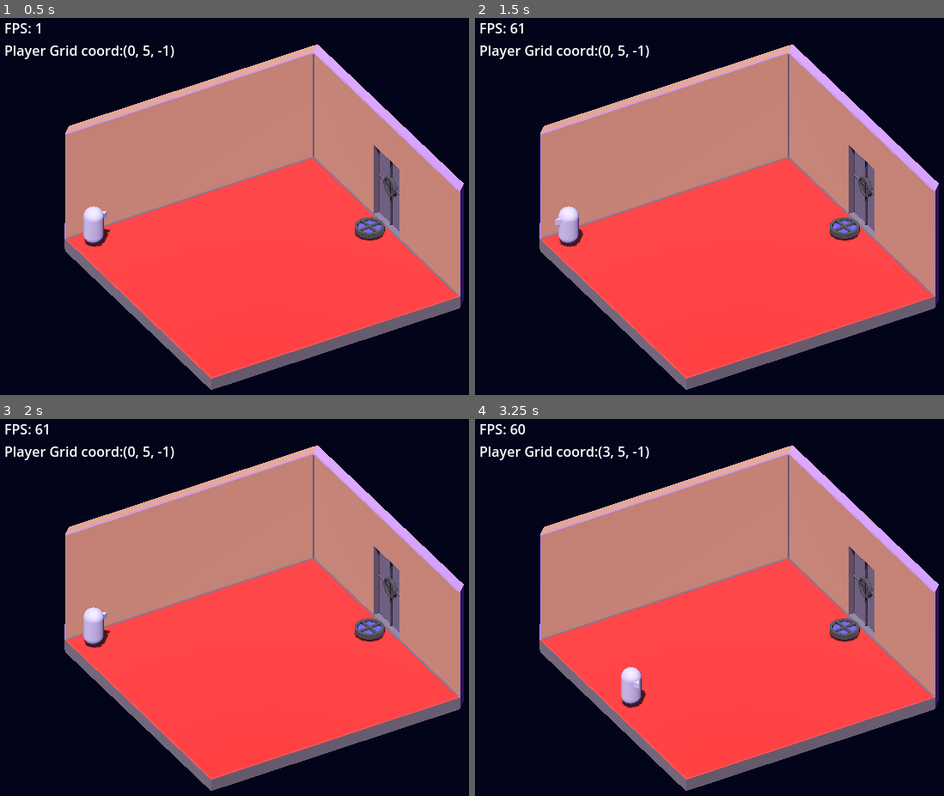
Above: before the commit, frames 1-4 (two rows, left to right).
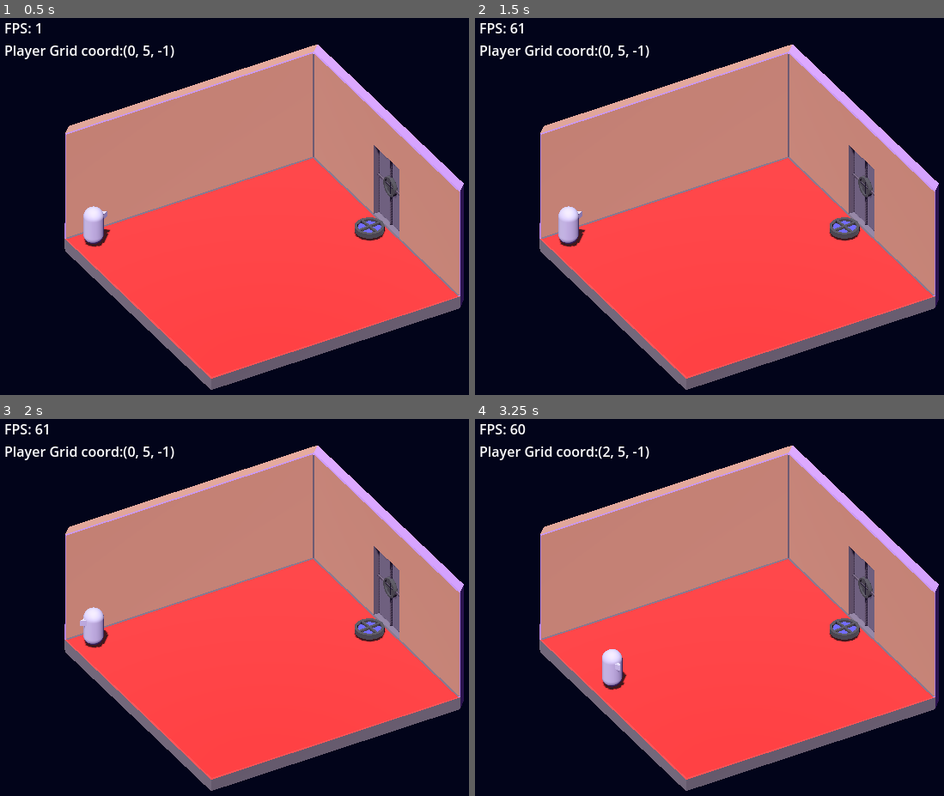
Above: after the commit, the same moments.

Repository: hakro/kosmopod-ld54
Game: Godot game, scene res://levels/base_level.tscn
The game is run twice, just before and just after one commit, with the same random seed, the same clock (stepped at 60 frames per second) and the same inputs.
Inputs:
- Up to frame 1 (0.5 s): no input
- Up to frame 2 (1.5 s): tap Enter at 0.5 s; hold Right (turn_right) 0.53-1.28 s; tap S (turn_around) at 0.6 s; hold A (turn_left) from 1.28 s (still down); tap Space (pull_object) at 1.35 s
- Up to frame 3 (2 s): keep holding A (turn_left); tap S (turn_around) at 1.55 s
- Up to frame 4 (3.25 s): tap Space (pull_object) at 2 s; release A (turn_left) at 2.03 s; hold Right (turn_right) 2.03-2.78 s; tap S (turn_around) at 2.1, 2.85 s; tap Enter at 2.75 s; hold W (move_forward) from 2.78 s (still down)

Frame 1 is identical in both runs. In frame 2, less than 0.1% of the frame differs, in the area x 17-24%, y 51-57%; in frame 3, less than 0.1%; in frame 4, 0.9%, in the area x 27-37%, y 7-77%.

Commit message:
Levels 5 to 7

Diff:
--- a/blocker.tscn
+++ b/blocker.tscn
@@ -1,8 +1,12 @@
-[gd_scene load_steps=3 format=3 uid="uid://dkgsw3vy5it4k"]
+[gd_scene load_steps=4 format=3 uid="uid://dkgsw3vy5it4k"]
 
 [sub_resource type="BoxShape3D" id="BoxShape3D_bkfpv"]
 
+[sub_resource type="StandardMaterial3D" id="StandardMaterial3D_ju6bs"]
+albedo_color = Color(1, 0, 1, 1)
+
 [sub_resource type="BoxMesh" id="BoxMesh_ss2r3"]
+material = SubResource("StandardMaterial3D_ju6bs")
 
 [node name="Blocker" type="StaticBody3D"]
 collision_layer = 4
--- /dev/null
+++ b/levels/level_5.tscn
@@ -0,0 +1,63 @@
+[gd_scene load_steps=4 format=3 uid="uid://loaxnp0ryg3x"]
+
+[ext_resource type="PackedScene" uid="uid://bbsqj8ct5vuuk" path="res://levels/base_level.tscn" id="1_u4i03"]
+[ext_resource type="PackedScene" uid="uid://c0vjbg6ypd1ne" path="res://object.tscn" id="2_pin6e"]
+[ext_resource type="PackedScene" uid="uid://dkgsw3vy5it4k" path="res://blocker.tscn" id="3_qvhqy"]
+
+[node name="Level5" instance=ExtResource("1_u4i03")]
+
+[node name="GridMap" parent="." index="4"]
+data = {
+"cells": PackedInt32Array(-65529, 65531, 4, -65534, 65529, 3, -65533, 65529, 3, -65535, 65529, 3, -65534, 65530, 3, -65535, 65530, 3, -65535, 65531, 3, -65536, 65531, 3, -65536, 65532, 3, -65536, 65533, 3, -65536, 65534, 3, -65536, 65535, 3, -65535, 65533, 3, -65534, 65533, 3, -65533, 65533, 3, -65533, 65534, 3, -65533, 65535, 3, -65534, 65535, 3, -65535, 65535, 3, -65535, 65534, 3, -65534, 65534, 3, -65530, 65534, 3, -65531, 65534, 3, -65531, 65533, 3, -65531, 65532, 3, -65531, 65531, 3, -65530, 65531, 3, -65530, 65532, 3, -65530, 65533, 3)
+}
+
+[node name="Object" parent="." index="9" instance=ExtResource("2_pin6e")]
+transform = Transform3D(-1, 0, -8.74228e-08, 0, 1, 0, 8.74228e-08, 0, -1, 2.5, 0.5, -6.5)
+object_mesh = "Plant"
+
+[node name="Object5" parent="." index="10" instance=ExtResource("2_pin6e")]
+transform = Transform3D(-4.37114e-08, 0, 1, 0, 1, 0, -1, 0, -4.37114e-08, 6.5, 0.5, -1.5)
+object_mesh = "Plant"
+
+[node name="Object2" parent="." index="11" instance=ExtResource("2_pin6e")]
+transform = Transform3D(1.31134e-07, 0, -1, 0, 1, 0, 1, 0, 1.31134e-07, 0.5, 0.5, -2.5)
+object_mesh = "Fridge"
+
+[node name="Object3" parent="." index="12" instance=ExtResource("2_pin6e")]
+transform = Transform3D(-1, 0, -8.74228e-08, 0, 1, 0, 8.74228e-08, 0, -1, 2.5, 0.5, -2.5)
+object_mesh = "Table"
+
+[node name="Object4" parent="." index="13" instance=ExtResource("2_pin6e")]
+transform = Transform3D(1, 0, 1.74846e-07, 0, 1, 0, -1.74846e-07, 0, 1, 2.5, 0.5, -1.5)
+
+[node name="LocalBlockers" type="Node3D" parent="." index="14"]
+
+[node name="Blocker" parent="LocalBlockers" index="0" instance=ExtResource("3_qvhqy")]
+transform = Transform3D(1, 0, 0, 0, 1, 0, 0, 0, 1, 0.5, 0.5, -6.5)
+
+[node name="Blocker2" parent="LocalBlockers" index="1" instance=ExtResource("3_qvhqy")]
+transform = Transform3D(1, 0, 0, 0, 1, 0, 0, 0, 1, 0.5, 0.5, -5.5)
+
+[node name="Blocker3" parent="LocalBlockers" index="2" instance=ExtResource("3_qvhqy")]
+transform = Transform3D(1, 0, 0, 0, 1, 0, 0, 0, 1, 2.5, 0.5, -4.5)
+
+[node name="Blocker4" parent="LocalBlockers" index="3" instance=ExtResource("3_qvhqy")]
+transform = Transform3D(1, 0, 0, 0, 1, 0, 0, 0, 1, 1.5, 0.5, -3.5)
+
+[node name="Blocker5" parent="LocalBlockers" index="4" instance=ExtResource("3_qvhqy")]
+transform = Transform3D(1, 0, 0, 0, 1, 0, 0, 0, 1, 2.5, 0.5, -3.5)
+
+[node name="Blocker6" parent="LocalBlockers" index="5" instance=ExtResource("3_qvhqy")]
+transform = Transform3D(1, 0, 0, 0, 1, 0, 0, 0, 1, 3.5, 0.5, -3.5)
+
+[node name="Blocker7" parent="LocalBlockers" index="6" instance=ExtResource("3_qvhqy")]
+transform = Transform3D(1, 0, 0, 0, 1, 0, 0, 0, 1, 4.5, 0.5, -3.5)
+
+[node name="Blocker8" parent="LocalBlockers" index="7" instance=ExtResource("3_qvhqy")]
+transform = Transform3D(1, 0, 0, 0, 1, 0, 0, 0, 1, 4.5, 0.5, -2.5)
+
+[node name="Blocker9" parent="LocalBlockers" index="8" instance=ExtResource("3_qvhqy")]
+transform = Transform3D(1, 0, 0, 0, 1, 0, 0, 0, 1, 4.5, 0.5, -1.5)
+
+[node name="Blocker10" parent="LocalBlockers" index="9" instance=ExtResource("3_qvhqy")]
+transform = Transform3D(1, 0, 0, 0, 1, 0, 0, 0, 1, 4.5, 0.5, -0.5)
--- /dev/null
+++ b/levels/level_6.tscn
@@ -0,0 +1,78 @@
+[gd_scene load_steps=4 format=3 uid="uid://dgc77knxudfvv"]
+
+[ext_resource type="PackedScene" uid="uid://bbsqj8ct5vuuk" path="res://levels/base_level.tscn" id="1_8b4qa"]
+[ext_resource type="PackedScene" uid="uid://c0vjbg6ypd1ne" path="res://object.tscn" id="2_1jrhc"]
+[ext_resource type="PackedScene" uid="uid://dkgsw3vy5it4k" path="res://blocker.tscn" id="3_yb085"]
+
+[node name="Level6" instance=ExtResource("1_8b4qa")]
+
+[node name="GridMap" parent="." index="4"]
+data = {
+"cells": PackedInt32Array(-65529, 65531, 4, -65534, 65529, 3, -65533, 65529, 3, -65532, 65529, 3, -65532, 65530, 3, -65533, 65530, 3, -65534, 65530, 3, -65533, 65531, 3, -65533, 65532, 3, -65534, 65532, 3, -65532, 65532, 3, -65532, 65533, 3, -65534, 65533, 3, -65531, 65532, 3, -65535, 65532, 3, -65535, 65535, 3, -65534, 65535, 3, -65533, 65535, 3, -65532, 65535, 3, -65531, 65535, 3, -65531, 65533, 3, -65531, 65534, 3, -65535, 65533, 3, -65535, 65534, 3, -65536, 65535, 3, -65530, 65535, 3, -65530, 65534, 3, -65530, 65533, 3, -65536, 65534, 3, -65534, 65534, 3)
+}
+
+[node name="Object" parent="." index="9" instance=ExtResource("2_1jrhc")]
+transform = Transform3D(-1, 0, -8.74228e-08, 0, 1, 0, 8.74228e-08, 0, -1, 3.5, 0.5, -5.5)
+object_mesh = "Fridge"
+
+[node name="Object2" parent="." index="10" instance=ExtResource("2_1jrhc")]
+transform = Transform3D(-1, 0, -8.74228e-08, 0, 1, 0, 8.74228e-08, 0, -1, 2.5, 0.5, -2.5)
+object_mesh = "Plant"
+
+[node name="Object3" parent="." index="11" instance=ExtResource("2_1jrhc")]
+transform = Transform3D(-1, 0, -8.74228e-08, 0, 1, 0, 8.74228e-08, 0, -1, 4.5, 0.5, -2.5)
+object_mesh = "Plant"
+
+[node name="Object4" parent="." index="12" instance=ExtResource("2_1jrhc")]
+transform = Transform3D(-1, 0, -8.74228e-08, 0, 1, 0, 8.74228e-08, 0, -1, 5.5, 0.5, -3.5)
+object_mesh = "Table"
+
+[node name="Object5" parent="." index="13" instance=ExtResource("2_1jrhc")]
+transform = Transform3D(1, 0, 1.74846e-07, 0, 1, 0, -1.74846e-07, 0, 1, 5.5, 0.5, -0.5)
+
+[node name="LocalBlockers" type="Node3D" parent="." index="14"]
+
+[node name="Blocker2" parent="LocalBlockers" index="0" instance=ExtResource("3_yb085")]
+transform = Transform3D(1, 0, 0, 0, 1, 0, 0, 0, 1, 0.5, 0.5, -2.5)
+
+[node name="Blocker3" parent="LocalBlockers" index="1" instance=ExtResource("3_yb085")]
+transform = Transform3D(1, 0, 0, 0, 1, 0, 0, 0, 1, 0.5, 0.5, -3.5)
+
+[node name="Blocker4" parent="LocalBlockers" index="2" instance=ExtResource("3_yb085")]
+transform = Transform3D(1, 0, 0, 0, 1, 0, 0, 0, 1, 0.5, 0.5, -4.5)
+
+[node name="Blocker5" parent="LocalBlockers" index="3" instance=ExtResource("3_yb085")]
+transform = Transform3D(1, 0, 0, 0, 1, 0, 0, 0, 1, 1.5, 0.5, -4.5)
+
+[node name="Blocker6" parent="LocalBlockers" index="4" instance=ExtResource("3_yb085")]
+transform = Transform3D(1, 0, 0, 0, 1, 0, 0, 0, 1, 2.5, 0.5, -4.5)
+
+[node name="Blocker7" parent="LocalBlockers" index="5" instance=ExtResource("3_yb085")]
+transform = Transform3D(1, 0, 0, 0, 1, 0, 0, 0, 1, 1.5, 0.5, -5.5)
+
+[node name="Blocker8" parent="LocalBlockers" index="6" instance=ExtResource("3_yb085")]
+transform = Transform3D(1, 0, 0, 0, 1, 0, 0, 0, 1, 1.5, 0.5, -6.5)
+
+[node name="Blocker9" parent="LocalBlockers" index="7" instance=ExtResource("3_yb085")]
+transform = Transform3D(1, 0, 0, 0, 1, 0, 0, 0, 1, 5.5, 0.5, -6.5)
+
+[node name="Blocker10" parent="LocalBlockers" index="8" instance=ExtResource("3_yb085")]
+transform = Transform3D(1, 0, 0, 0, 1, 0, 0, 0, 1, 5.5, 0.5, -5.5)
+
+[node name="Blocker11" parent="LocalBlockers" index="9" instance=ExtResource("3_yb085")]
+transform = Transform3D(1, 0, 0, 0, 1, 0, 0, 0, 1, 5.5, 0.5, -4.5)
+
+[node name="Blocker12" parent="LocalBlockers" index="10" instance=ExtResource("3_yb085")]
+transform = Transform3D(1, 0, 0, 0, 1, 0, 0, 0, 1, 4.5, 0.5, -4.5)
+
+[node name="Blocker13" parent="LocalBlockers" index="11" instance=ExtResource("3_yb085")]
+transform = Transform3D(1, 0, 0, 0, 1, 0, 0, 0, 1, 6.5, 0.5, -3.5)
+
+[node name="Blocker14" parent="LocalBlockers" index="12" instance=ExtResource("3_yb085")]
+transform = Transform3D(1, 0, 0, 0, 1, 0, 0, 0, 1, 4.5, 0.5, -1.5)
+
+[node name="Blocker15" parent="LocalBlockers" index="13" instance=ExtResource("3_yb085")]
+transform = Transform3D(1, 0, 0, 0, 1, 0, 0, 0, 1, 3.5, 0.5, -1.5)
+
+[node name="Blocker17" parent="LocalBlockers" index="14" instance=ExtResource("3_yb085")]
+transform = Transform3D(1, 0, 0, 0, 1, 0, 0, 0, 1, 3.5, 0.5, -2.5)
--- /dev/null
+++ b/levels/level_7.tscn
@@ -0,0 +1,100 @@
+[gd_scene load_steps=4 format=3 uid="uid://c8nnw71rgmwjo"]
+
+[ext_resource type="PackedScene" uid="uid://bbsqj8ct5vuuk" path="res://levels/base_level.tscn" id="1_qmiby"]
+[ext_resource type="PackedScene" uid="uid://c0vjbg6ypd1ne" path="res://object.tscn" id="2_kefw2"]
+[ext_resource type="PackedScene" uid="uid://dkgsw3vy5it4k" path="res://blocker.tscn" id="2_kn10g"]
+
+[node name="Level7" instance=ExtResource("1_qmiby")]
+
+[node name="GridMap" parent="." index="4"]
+data = {
+"cells": PackedInt32Array(-65529, 65531, 4, -65534, 65529, 3, -65533, 65529, 3, -65532, 65530, 3, -65533, 65530, 3, -65534, 65530, 3, -65531, 65534, 3, -65531, 65535, 3, -65532, 65535, 3, -65533, 65535, 3, -65535, 65535, 3, -65536, 65535, 3, -65534, 65535, 3, -65530, 65529, 3, -65536, 65529, 3, -65531, 65533, 3, -65531, 65532, 3, -65531, 65531, 3, -65531, 65530, 3, -65531, 65529, 3, -65533, 65531, 3, -65536, 65530, 3, -65536, 65531, 3, -65536, 65532, 3, -65536, 65533, 3, -65536, 65534, 3, -65535, 65534, 3, -65530, 65530, 3, -65530, 65531, 3, -65534, 65528, 3, -65532, 65533, 3, -65532, 65532, 3)
+}
+
+[node name="LocalBlockers" type="Node3D" parent="." index="9"]
+
+[node name="Blocker" parent="LocalBlockers" index="0" instance=ExtResource("2_kn10g")]
+transform = Transform3D(1, 0, 0, 0, 1, 0, 0, 0, 1, 2.5, 0.5, -1.5)
+
+[node name="Blocker2" parent="LocalBlockers" index="1" instance=ExtResource("2_kn10g")]
+transform = Transform3D(1, 0, 0, 0, 1, 0, 0, 0, 1, 3.5, 0.5, -1.5)
+
+[node name="Blocker3" parent="LocalBlockers" index="2" instance=ExtResource("2_kn10g")]
+transform = Transform3D(1, 0, 0, 0, 1, 0, 0, 0, 1, 4.5, 0.5, -1.5)
+
+[node name="Blocker4" parent="LocalBlockers" index="3" instance=ExtResource("2_kn10g")]
+transform = Transform3D(1, 0, 0, 0, 1, 0, 0, 0, 1, 6.5, 0.5, -1.5)
+
+[node name="Blocker5" parent="LocalBlockers" index="4" instance=ExtResource("2_kn10g")]
+transform = Transform3D(1, 0, 0, 0, 1, 0, 0, 0, 1, 6.5, 0.5, -0.5)
+
+[node name="Blocker6" parent="LocalBlockers" index="5" instance=ExtResource("2_kn10g")]
+transform = Transform3D(1, 0, 0, 0, 1, 0, 0, 0, 1, 6.5, 0.5, -2.5)
+
+[node name="Blocker7" parent="LocalBlockers" index="6" instance=ExtResource("2_kn10g")]
+transform = Transform3D(1, 0, 0, 0, 1, 0, 0, 0, 1, 6.5, 0.5, -3.5)
+
+[node name="Blocker9" parent="LocalBlockers" index="7" instance=ExtResource("2_kn10g")]
+transform = Transform3D(1, 0, 0, 0, 1, 0, 0, 0, 1, 4.5, 0.5, -4.5)
+
+[node name="Blocker10" parent="LocalBlockers" index="8" instance=ExtResource("2_kn10g")]
+transform = Transform3D(1, 0, 0, 0, 1, 0, 0, 0, 1, 4.5, 0.5, -6.5)
+
+[node name="Blocker11" parent="LocalBlockers" index="9" instance=ExtResource("2_kn10g")]
+transform = Transform3D(1, 0, 0, 0, 1, 0, 0, 0, 1, 3.5, 0.5, -2.5)
+
+[node name="Blocker12" parent="LocalBlockers" index="10" instance=ExtResource("2_kn10g")]
+transform = Transform3D(1, 0, 0, 0, 1, 0, 0, 0, 1, 2.5, 0.5, -2.5)
+
+[node name="Blocker13" parent="LocalBlockers" index="11" instance=ExtResource("2_kn10g")]
+transform = Transform3D(1, 0, 0, 0, 1, 0, 0, 0, 1, 2.5, 0.5, -3.5)
+
+[node name="Blocker19" parent="LocalBlockers" index="12" instance=ExtResource("2_kn10g")]
+transform = Transform3D(1, 0, 0, 0, 1, 0, 0, 0, 1, 3.5, 0.5, -3.5)
+
+[node name="Blocker20" parent="LocalBlockers" index="13" instance=ExtResource("2_kn10g")]
+transform = Transform3D(1, 0, 0, 0, 1, 0, 0, 0, 1, 1.5, 0.5, -2.5)
+
+[node name="Blocker14" parent="LocalBlockers" index="14" instance=ExtResource("2_kn10g")]
+transform = Transform3D(1, 0, 0, 0, 1, 0, 0, 0, 1, 1.5, 0.5, -3.5)
+
+[node name="Blocker15" parent="LocalBlockers" index="15" instance=ExtResource("2_kn10g")]
+transform = Transform3D(1, 0, 0, 0, 1, 0, 0, 0, 1, 1.5, 0.5, -4.5)
+
+[node name="Blocker16" parent="LocalBlockers" index="16" instance=ExtResource("2_kn10g")]
+transform = Transform3D(1, 0, 0, 0, 1, 0, 0, 0, 1, 1.5, 0.5, -5.5)
+
+[node name="Blocker17" parent="LocalBlockers" index="17" instance=ExtResource("2_kn10g")]
+transform = Transform3D(1, 0, 0, 0, 1, 0, 0, 0, 1, 1.5, 0.5, -6.5)
+
+[node name="Blocker18" parent="LocalBlockers" index="18" instance=ExtResource("2_kn10g")]
+transform = Transform3D(1, 0, 0, 0, 1, 0, 0, 0, 1, 2.5, 0.5, -4.5)
+
+[node name="Object" parent="." index="10" instance=ExtResource("2_kefw2")]
+transform = Transform3D(-1, 0, -8.74228e-08, 0, 1, 0, 8.74228e-08, 0, -1, 5.5, 0.5, -6.5)
+object_mesh = "Table"
+
+[node name="Object4" parent="." index="11" instance=ExtResource("2_kefw2")]
+transform = Transform3D(-1, 0, -8.74228e-08, 0, 1, 0, 8.74228e-08, 0, -1, 0.5, 0.5, -6.5)
+object_mesh = "Fridge"
+
+[node name="Object2" parent="." index="12" instance=ExtResource("2_kefw2")]
+transform = Transform3D(1, 0, 1.74846e-07, 0, 1, 0, -1.74846e-07, 0, 1, 5.5, 0.5, -5.5)
+
+[node name="Object5" parent="." index="13" instance=ExtResource("2_kefw2")]
+transform = Transform3D(1.31134e-07, 0, -1, 0, 1, 0, 1, 0, 1.31134e-07, 0.5, 0.5, -5.5)
+
+[node name="Object8" parent="." index="14" instance=ExtResource("2_kefw2")]
+transform = Transform3D(-2.18557e-07, 0, 1, 0, 1, 0, -1, 0, -2.18557e-07, 5.5, 0.5, -2.5)
+
+[node name="Object3" parent="." index="15" instance=ExtResource("2_kefw2")]
+transform = Transform3D(1, 0, 1.74846e-07, 0, 1, 0, -1.74846e-07, 0, 1, 3.5, 0.5, -5.5)
+object_mesh = "Plant"
+
+[node name="Object6" parent="." index="16" instance=ExtResource("2_kefw2")]
+transform = Transform3D(-1, 0, -2.62268e-07, 0, 1, 0, 2.62268e-07, 0, -1, 6.5, 0.5, -6.5)
+object_mesh = "Plant"
+
+[node name="Object7" parent="." index="17" instance=ExtResource("2_kefw2")]
+transform = Transform3D(-1, 0, -2.62268e-07, 0, 1, 0, 2.62268e-07, 0, -1, 5.5, 0.5, -4.5)
+object_mesh = "Plant"
--- a/object.tscn
+++ b/object.tscn
@@ -26,7 +26,7 @@
 
 [node name="RayCast3D" type="RayCast3D" parent="."]
 transform = Transform3D(0.85, 0, 0, 0, 0.85, 0, 0, 0, 0.85, 0, 0, 0)
-target_position = Vector3(0, 0, -15)
+target_position = Vector3(0, 0, -10)
 collision_mask = 12
 collide_with_areas = true
 debug_shape_custom_color = Color(0.627451, 0, 0, 1)
--- a/player.gd
+++ b/player.gd
@@ -33,7 +33,7 @@
 	if not moving and not rotating and not move_raycast.is_colliding():
 		moving = true
 		var move_tween : Tween = create_tween()
-		move_tween.tween_property(self, "position", dir.rotated(Vector3.UP, rotation.y), 0.1).as_relative().set_trans(Tween.TRANS_CUBIC)
+		move_tween.tween_property(self, "position", dir.rotated(Vector3.UP, rotation.y), 0.12).as_relative().set_trans(Tween.TRANS_CUBIC)
 		await move_tween.finished
 		moving = false
 
@@ -44,6 +44,6 @@
 	if not moving and not rotating:
 		rotating = true
 		var rot_tween : Tween = create_tween()
-		rot_tween.tween_property(self, "rotation:y", rotation.y + angle, 0.05).set_trans(Tween.TRANS_CUBIC)
+		rot_tween.tween_property(self, "rotation:y", rotation.y + angle, 0.07).set_trans(Tween.TRANS_CUBIC)
 		await rot_tween.finished
 		rotating = false
